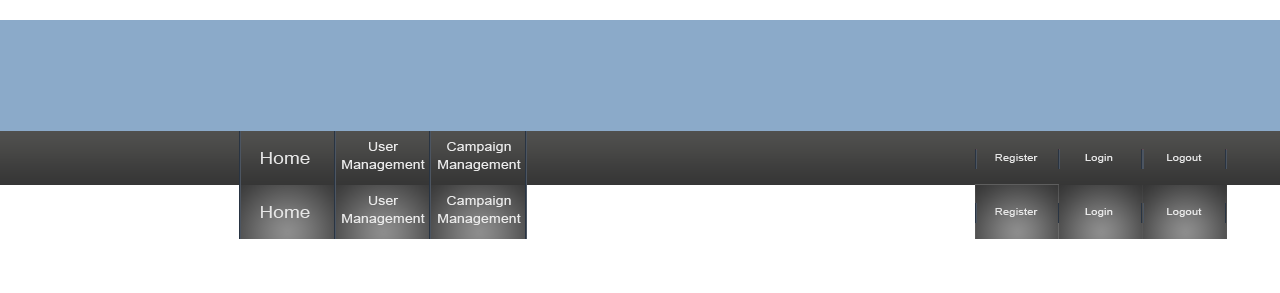
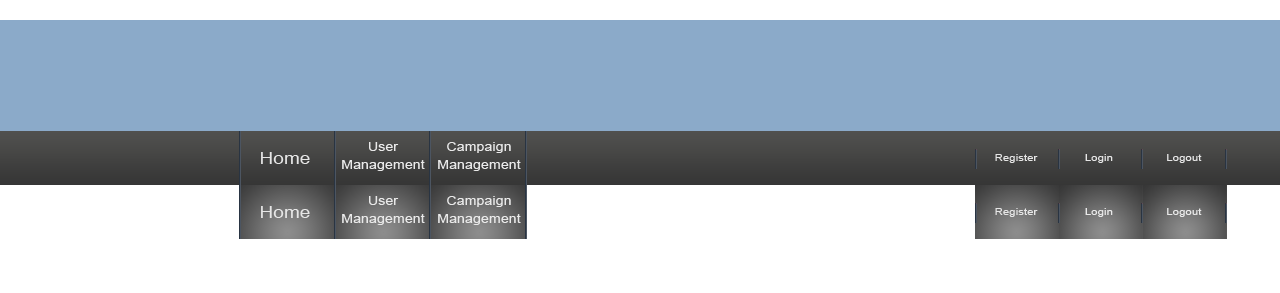
Two versions of the same layered image (1280x293). Layer-by-layer changes:
painted on "menu divider" (1st of 4, in "RofWar" › "Active") over [975, 203, 1227, 223]
painted on "Login active" over [1142, 203, 1143, 223]
painted on "Register active" over [975, 185, 1060, 239]
removed layer "Register bg" from group "Active" over [974, 184, 1059, 239]
painted on "menu divider" (2nd of 4, in "RofWar" › "Inactive") over [1143, 149, 1144, 169]
painted on "Login active blue" over [1142, 203, 1143, 223]
painted on "Register active blue" over [975, 185, 1059, 239]
